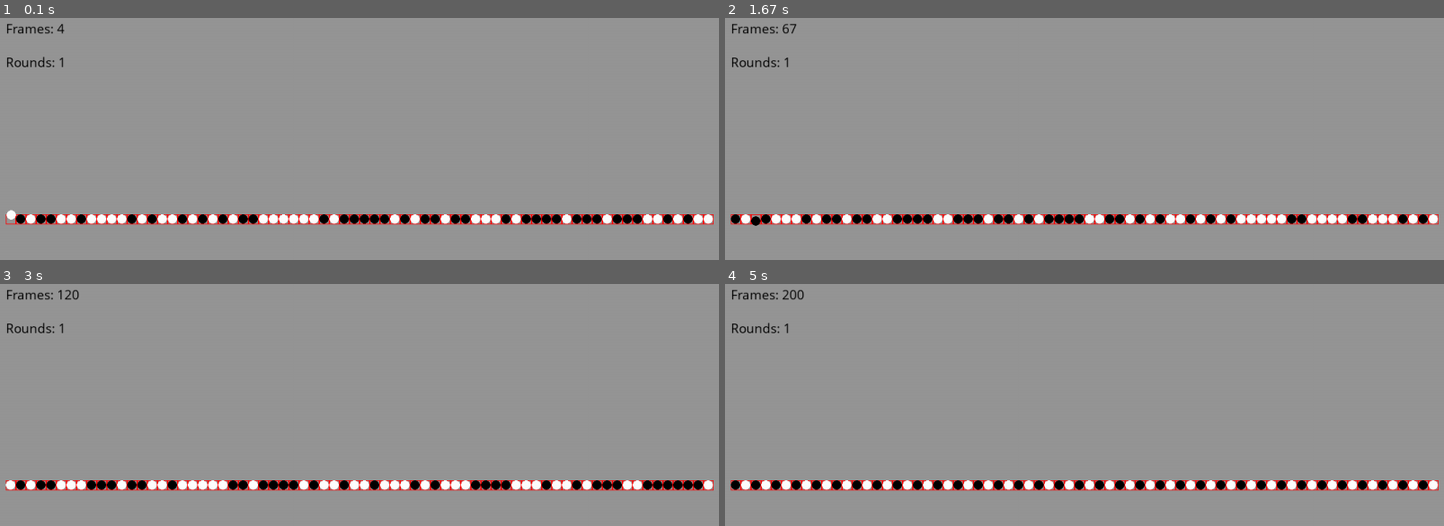
Above: before the commit, frames 1-4 (two rows, left to right).
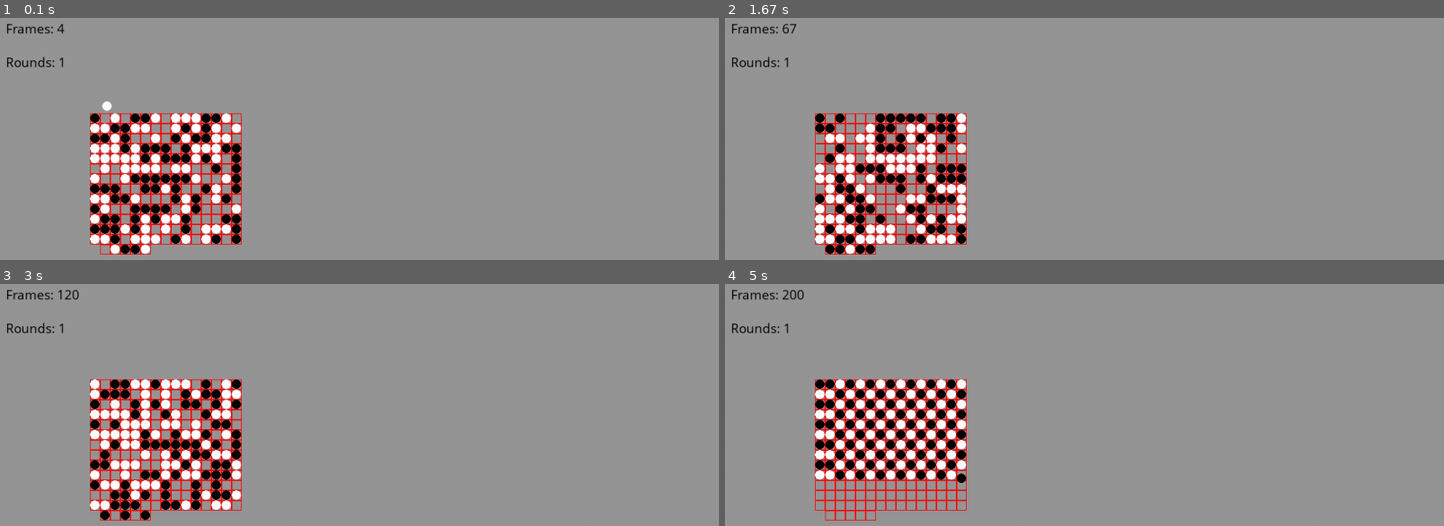
Above: after the commit, the same moments.

Repository: youcefm/schelling-dynamic-segregation
Game: pygame game, started from schelling_segregation_game.py
The game is run twice, just before and just after one commit, with the same random seed, the same clock (stepped at 60 frames per second) and the same inputs.
Inputs:
- Up to frame 1 (0.1 s): no input
- Up to frame 2 (1.67 s): tap Space at 0.33, 0.73, 1.03, 1.23, 1.57 s
- Up to frame 3 (3 s): tap Space at 1.87, 2.07, 2.37, 2.63, 2.97 s
- Up to frame 4 (5 s): tap Space at 3.27, 3.4, 3.8, 4.1, 4.47, 4.87 s; tap S at 3.48, 4.95 s

The runs differ from the first frame. In frame 1, 13% of the frame differs, in the area x 0-100%, y 34-98%; in frame 2, 13%; in frame 3, 13%; in frame 4, 13%, in the area x 0-100%, y 39-98%.

Commit message:
this refactor is done

Diff:
--- a/schelling_segregation_game.py
+++ b/schelling_segregation_game.py
@@ -107,7 +107,7 @@
         candidate_houses = [houses.get(key).occupant_type for key in houses if key!=self.address]
         start_pos = self.address -1
         radius = max(start_pos - 1, len(candidate_houses) - start_pos)
-        for ind in range(0,radius+1):
+        for ind in range(0,radius):
             key_plus = min(start_pos + ind, len(candidate_houses))
             key_minus = max(start_pos - ind, 0)
             neighborhood_plus = candidate_houses[max(key_plus - NEIGHBORHOOD_SIZE-1,0): min(key_plus + NEIGHBORHOOD_SIZE, len(candidate_houses))]
@@ -243,13 +243,13 @@
     end_x, end_y = city.houses[end].x, city.houses[end].y
     end_house = city.houses[end]
     number_displaced = abs(end-start)
-    if start_x < end_x:
+    if start < end:
         sign = -1
     else:
         sign = 1
     center_x = round((end_x+start_x)/2)
     center_y = round((end_y+start_y)/2)
-    angular_speed = math.pi/30
+    angular_speed = math.pi/20
     agent = city.agents[occupant_name]
     if abs(agent.x - end_x) > 5:
         new_x = round((agent.x-center_x)*math.cos(angular_speed) - (agent.y - center_y)*math.sin(angular_speed)) + center_x
@@ -258,6 +258,7 @@
         agent.y = new_y
     else:
         for ind in range(1,number_displaced+1):
+            #import pdb; pdb.set_trace()
             house_temp = city.houses[start -sign*ind + sign]
             agent_temp = city.agents[city.houses[start -sign*ind].occupant_name]
             agent_temp.update_housing_info(house_temp)
@@ -268,10 +269,10 @@
     return
 
 
-city = UrbanDesign(70, 70)
-city.populate_line()
+city = UrbanDesign(200, 150)
+#city.populate_line()
 #city.populate_circle()
-#city.populate_grid()
+city.populate_grid()
 city.initial_match_of_agents_to_houses()
 #house_dict = city.houses
 #agent_dict = city.agents
